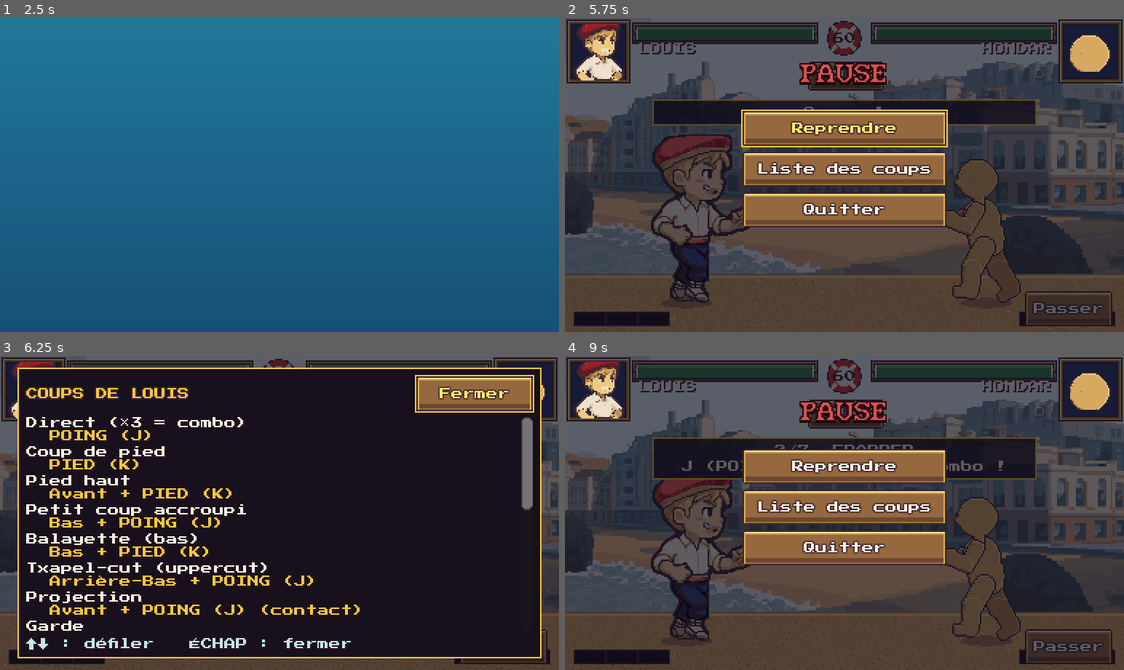
Above: before the commit, frames 1-4 (two rows, left to right).
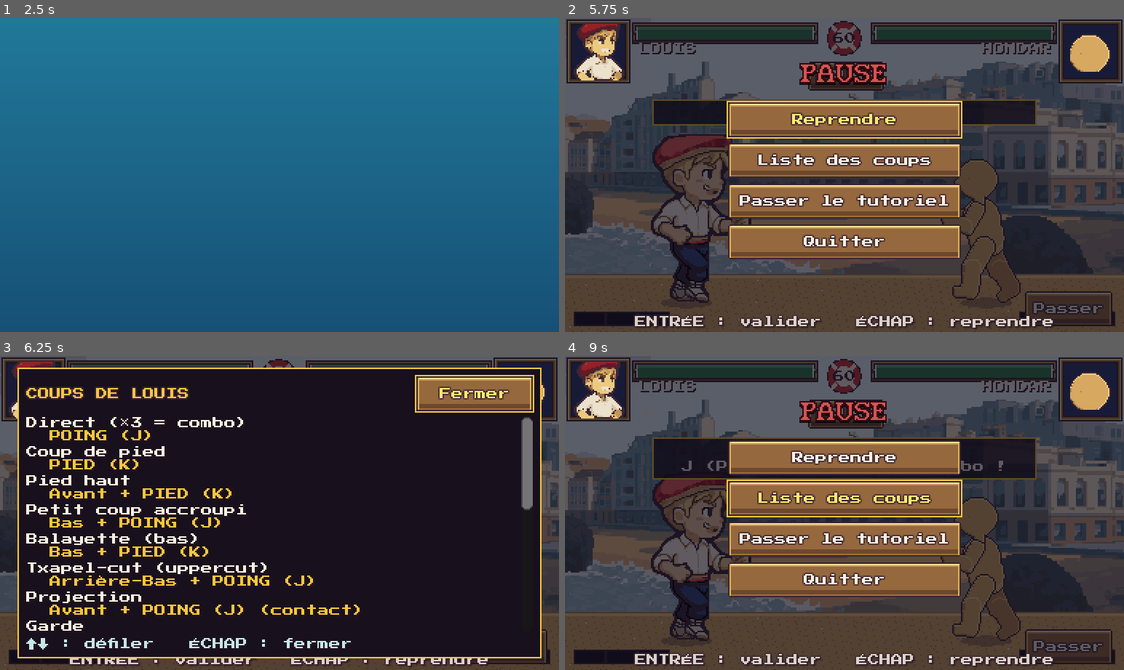
Above: after the commit, the same moments.

Repository: julienott/miarritze
Game: Godot game, scene res://src/ui/boot/boot.tscn
The game is run twice, just before and just after one commit, with the same random seed, the same clock (stepped at 60 frames per second) and the same inputs.
Inputs (mouse positions are in pixels of both pictures, inside the frame that each line leads up to):
- Up to frame 1 (2.5 s): tap Enter (ui_accept) at 0.5, 0.77 s; move the mouse to (402, 159) at 0.52 s; hold D (p1_right) 0.53-1.25 s; tap Space (p1_guard) at 0.6 s; click (402, 159) at 0.67 s; click (318, 143) at 1.27 s; type "12" at 1.35 s; click "C'est parti !" at 2 s
- Up to frame 2 (5.75 s): drag from (732, 190) to (816, 237) at 2.77 s; move the mouse to (900, 105) at 3.52 s; hold D (p1_right) 3.53-4.25 s; hold J (p1_punch) 3.53-4.25 s; drag from (816, 237) to (676, 127) at 4.27 s; move the mouse to (1012, 222) at 5.02 s; hold A (p1_left) from 5.03 s (still down); tap Down (p2_down) at 5.1 s; tap Enter (ui_accept) at 5.27 s; tap Escape (ui_cancel) at 5.65 s
- Up to frame 3 (6.25 s): release A (p1_left) at 5.75 s; click "Liste des coups" at 5.75 s
- Up to frame 4 (9 s): click (844, 538) at 6.5 s, where only the run after the commit has a clickable "Passer le tutoriel"; click "Passer" at 7.25 s; click "Reprendre" at 8 s; click "Fermer" at 8.75 s

Frame 1 is identical in both runs. In frame 2, 18% of the frame differs, in the area x 12-88%, y 26-100%; in frame 3, 0.9%; in frame 4, 18%.

Commit message:
Combat : pause, tutoriel, entraînement et coups selon l'appareil
- Pause : START ou B, focus rendu après la liste des coups, réglage du
  mannequin et « Passer le tutoriel » accessibles à la manette.
- Tutoriel : consignes clavier / manette / manette tactile / gestes, mises
  à jour quand on change d'appareil (plus de « bouton rouge » en mode Gestes).
- Entraînement : panneau d'aide et historique avec les vrais boutons.
- Liste des coups : entrées et manips « D,DF,F+P » traduites en boutons de
  l'appareil, défilement haut/bas, lignes repliées.

Co-Authored-By: Claude Opus 5.5 <noreply@anthropic.com>

Diff:
--- a/src/fight/view/fight_scene.gd
+++ b/src/fight/view/fight_scene.gd
@@ -30,6 +30,7 @@
 var _pause_box: Control
 var _training: TrainingOverlay
 var _touch: TouchControls
+var _tutorial: TutorialOverlay
 ## En ligne : session rollback + lien P2P (SPEC §8.6).
 var session: RollbackSession
 var _online: bool = false
@@ -173,6 +174,7 @@
 		ui.add_child(_training)
 	if bool(params.get("tutorial", false)):
 		var tuto: TutorialOverlay = TutorialOverlay.new()
+		_tutorial = tuto
 		tuto.sim = sim
 		tuto.finished.connect(func() -> void:
 			Profiles.update_active({"tutorial_done": true})
@@ -224,9 +226,9 @@
 func _unhandled_input(event: InputEvent) -> void:
 	if event.is_action_pressed(&"debug_boxes") and OS.is_debug_build():
 		_debug.visible = not _debug.visible
-	elif event.is_action_pressed(&"ui_cancel") or (event is InputEventJoypadButton
-			and (event as InputEventJoypadButton).button_index == JOY_BUTTON_START and event.is_pressed()):
+	elif event.is_action_pressed(&"ui_cancel") or InputDevice.is_start(event):
 		if str(params.get("mode", "")) != "online":
+			get_viewport().set_input_as_handled()
 			_toggle_pause()
 
 
@@ -248,18 +250,42 @@
 	head.set_anchors_preset(Control.PRESET_TOP_WIDE)
 	head.position.y = 30
 	_pause_box.add_child(head)
-	UiKit.menu_column(_pause_box, [
+	var buttons: Array = [
 		UiKit.button("Reprendre", _toggle_pause),
 		UiKit.button("Liste des coups", _show_move_list),
-		UiKit.button("Quitter", _leave),
-	], 64)
+	]
+	# Entraînement : le mannequin se règle aussi à la manette / au clavier
+	# (ses boutons à l'écran ne se pilotent qu'au doigt ou à la souris).
+	if _training != null and _training.visible:
+		var dummy: Button = UiKit.button("Mannequin : " + TrainingMode.BEHAVIORS[_training.behavior],
+			func() -> void: pass, 160)
+		dummy.pressed.connect(func() -> void:
+			_training.cycle_behavior()
+			dummy.text = "Mannequin : " + TrainingMode.BEHAVIORS[_training.behavior])
+		buttons.append(dummy)
+	if _tutorial != null:
+		buttons.append(UiKit.button("Passer le tutoriel", func() -> void:
+			_toggle_pause()
+			_tutorial.finished.emit()))
+	buttons.append(UiKit.button("Quitter", _leave))
+	for b: Variant in buttons:
+		(b as Control).custom_minimum_size.x = 160
+	UiKit.menu_column(_pause_box, buttons, 58).position.x -= 10
+	UiKit.prompt_bar(_pause_box, {"keyboard": "{ok} : valider   {back} : reprendre",
+		"gamepad": "{ok} : valider   {back} : reprendre"})
 
 
 func _show_move_list() -> void:
 	var was_paused: bool = paused
 	paused = true
 	var list: MoveList = MoveList.create(sim.defs[0].id)
-	list.closed.connect(func() -> void: paused = was_paused)
+	list.closed.connect(func() -> void:
+		paused = was_paused
+		# Retour au menu pause : le focus revient sur « Liste des coups ».
+		if _pause_box != null and is_instance_valid(_pause_box):
+			for b: Node in _pause_box.find_children("*", "Button", true, false):
+				if (b as Button).text == "Liste des coups":
+					(b as Button).grab_focus.call_deferred())
 	_ui.add_child(list)
 
 
--- a/src/fight/view/training_overlay.gd
+++ b/src/fight/view/training_overlay.gd
@@ -33,10 +33,23 @@
 	_build_keys_help()
 
 
-## Petit panneau clavier : rappel des touches par défaut, affiché en bas à
-## gauche pendant 6 s puis masqué (bouton « Touches » pour le rouvrir).
+## Petit panneau d'aide : rappel des commandes de l'appareil utilisé
+## (clavier, manette, manette tactile ou gestes), affiché en bas à gauche
+## pendant 6 s puis masqué (bouton « Aide » pour le rouvrir). Mis à jour à la
+## volée quand on change d'appareil.
 var _keys_panel: PanelContainer
 var _keys_toggle: Button
+
+const HELP_LINES: Dictionary = {
+	"keyboard": ["TOUCHES  J1", "{move} : bouger / sauter / s'accroupir", "{punch} : POING    {kick} : PIED",
+		"{special} : SPÉCIAL    {guard} : GARDE", "{pause} : pause"],
+	"gamepad": ["MANETTE", "{move} ou croix : bouger / sauter", "{punch} : POING    {kick} : PIED",
+		"{special} : SPÉCIAL    {guard} : GARDE", "{pause} : pause (mannequin, coups)"],
+	"touch": ["MANETTE TACTILE", "Pouce gauche : bouger / sauter", "ROUGE : POING    VERT : PIED",
+		"JAUNE : SPÉCIAL    BLEU : GARDE", "PAUSE (en haut) : pause"],
+	"gestures": ["GESTES", "Pouce gauche : bouger / sauter", "Tape à droite : POING",
+		"Glisse arrière/haut/bas : SPÉCIAL", "Appui long à droite : GARDE"],
+}
 
 
 func _build_keys_help() -> void:
@@ -51,18 +64,18 @@
 	var v: VBoxContainer = VBoxContainer.new()
 	v.add_theme_constant_override(&"separation", 1)
 	_keys_panel.add_child(v)
-	for line: String in [
-		"TOUCHES  J1",
-		"ZQSD : bouger / sauter / s'accroupir",
-		"J : POING    K : PIED",
-		"L : SPÉCIAL    I : GARDE",
-		"Échap : pause",
-	]:
-		var l: Label = UiKit.label(line, 8, UiKit.C_LINEN, HORIZONTAL_ALIGNMENT_LEFT)
+	for i: int in 5:
+		var l: Label = UiKit.label("", 8, UiKit.C_LINEN, HORIZONTAL_ALIGNMENT_LEFT)
 		v.add_child(l)
+		Prompts.bind(l, func() -> String:
+			var lines: Array = HELP_LINES.get(Prompts.kind(), HELP_LINES["keyboard"])
+			return Prompts.fmt(str(lines[i])))
 	add_child(_keys_panel)
+	# Recalé en bas quand sa taille change (texte d'un autre appareil).
+	_keys_panel.resized.connect(func() -> void:
+		_keys_panel.position = Vector2(6, size.y - _keys_panel.size.y - 6))
 	_keys_panel.position = Vector2(6, size.y - 72)
-	_keys_toggle = UiKit.button("Touches", _toggle_keys, 60)
+	_keys_toggle = UiKit.button("Aide", _toggle_keys, 60)
 	_keys_toggle.focus_mode = Control.FOCUS_NONE
 	_keys_toggle.position = Vector2(size.x - 128, 70)
 	add_child(_keys_toggle)
@@ -74,6 +87,11 @@
 func _toggle_keys() -> void:
 	if is_instance_valid(_keys_panel):
 		_keys_panel.visible = not _keys_panel.visible
+
+
+## Comportement suivant (aussi depuis le menu pause, à la manette).
+func cycle_behavior() -> void:
+	_cycle()
 
 
 func _cycle() -> void:
@@ -113,10 +131,19 @@
 	var dir: int = InputBuffer.numpad(mask, facing)
 	var dirs: Dictionary = {1: "BAr", 2: "B", 3: "BAv", 4: "Ar", 5: "", 6: "Av", 7: "HAr", 8: "H", 9: "HAv"}
 	var out: String = str(dirs.get(dir, ""))
-	for pair: Array in [[SimConst.PUNCH, "P"], [SimConst.KICK, "K"], [SimConst.SPECIAL, "S"], [SimConst.GUARD, "G"]]:
+	for pair: Array in [[SimConst.PUNCH, "punch"], [SimConst.KICK, "kick"], [SimConst.SPECIAL, "special"],
+			[SimConst.GUARD, "guard"]]:
 		if mask & int(pair[0]):
-			out += ("+" if out != "" else "") + str(pair[1])
+			out += ("+" if out != "" else "") + _short(str(pair[1]))
 	return out
+
+
+## Bouton dans l'historique : la touche / le bouton réel (clavier, manette),
+## le nom du coup au doigt.
+func _short(action: String) -> String:
+	if Prompts.kind() in [Prompts.KEYBOARD, Prompts.GAMEPAD]:
+		return Prompts.key(action)
+	return str({"punch": "POING", "kick": "PIED", "special": "SPÉ", "guard": "GARDE"}[action])
 
 
 func _draw() -> void:
--- a/src/fight/view/tutorial_overlay.gd
+++ b/src/fight/view/tutorial_overlay.gd
@@ -6,14 +6,42 @@
 
 signal finished
 
+## Consigne de chaque étape selon l'appareil (Prompts.pick) : clavier et
+## manette avec les vrais boutons ({punch}…), manette tactile, gestes.
 const STEPS: Array = [
-	{"title": "BOUGER", "pad": "Glisse le pouce à gauche de l'écran", "keys": "Q / D (ou ← →)", "goal": "move"},
-	{"title": "FRAPPER", "pad": "Touche le bouton rouge (poing)", "keys": "J (POING) — 3 fois = combo !", "goal": "hit"},
-	{"title": "GARDER", "pad": "Garde le doigt sur le bouton bleu (bouclier)", "keys": "Espace (GARDE)", "goal": "block"},
-	{"title": "TXAPEL-CUT !", "pad": "Pouce en bas, vers l'arrière, + bouton rouge", "keys": "S + Q + J (bas-arrière + POING)", "goal": "uppercut"},
-	{"title": "SPÉCIAL", "pad": "Touche le bouton jaune (lauburu)", "keys": "L (SPÉCIAL)", "goal": "special"},
-	{"title": "SUPER !", "pad": "Touche le bouton MARÉE", "keys": "L + Espace (SPÉCIAL + GARDE)", "goal": "super"},
-	{"title": "K.O. !", "pad": "Vide la barre de vie de Hondar !", "keys": "Vide la barre de vie de Hondar !", "goal": "ko"},
+	{"title": "BOUGER", "goal": "move", "how": {
+		"keyboard": "{left} / {right} (ou ← →)",
+		"gamepad": "Pousse le stick (ou la croix) ← →",
+		"touch": "Glisse le pouce à gauche de l'écran",
+		"gestures": "Pose le pouce à gauche de l'écran et glisse"}},
+	{"title": "FRAPPER", "goal": "hit", "how": {
+		"keyboard": "{punch} (POING) — 3 fois = combo !",
+		"gamepad": "{punch} (POING) — 3 fois = combo !",
+		"touch": "Touche le bouton rouge (poing)",
+		"gestures": "Tape à droite de l'écran — 3 fois = combo !"}},
+	{"title": "GARDER", "goal": "block", "how": {
+		"keyboard": "{guard} (GARDE)",
+		"gamepad": "Garde {guard} enfoncé (GARDE)",
+		"touch": "Garde le doigt sur le bouton bleu (bouclier)",
+		"gestures": "Garde le doigt appuyé à droite de l'écran"}},
+	{"title": "TXAPEL-CUT !", "goal": "uppercut", "how": {
+		"keyboard": "{down} + {left} + {punch} (bas-arrière + POING)",
+		"gamepad": "Stick en bas vers l'arrière + {punch} (POING)",
+		"touch": "Pouce en bas, vers l'arrière, + bouton rouge",
+		"gestures": "Pouce gauche en bas vers l'arrière + tape à droite"}},
+	{"title": "SPÉCIAL", "goal": "special", "how": {
+		"keyboard": "{special} (SPÉCIAL)",
+		"gamepad": "{special} (SPÉCIAL)",
+		"touch": "Touche le bouton jaune (lauburu)",
+		"gestures": "Glisse le doigt vers le haut, à droite de l'écran"}},
+	{"title": "SUPER !", "goal": "super", "how": {
+		"keyboard": "{special} + {guard} (SPÉCIAL + GARDE)",
+		"gamepad": "{special} + {guard} ensemble (SPÉCIAL + GARDE)",
+		"touch": "Touche le bouton MARÉE",
+		"gestures": "Tape avec deux doigts en même temps"}},
+	{"title": "K.O. !", "goal": "ko", "how": {
+		"keyboard": "Vide la barre de vie de Hondar !",
+		"touch": "Vide la barre de vie de Hondar !"}},
 ]
 
 ## Vie de départ du mannequin à l'étape K.O. (en %), pour un K.O. rapide.
@@ -56,6 +84,7 @@
 	# Bas-droit : loin du bouton PAUSE (haut-centre) et des portraits du HUD.
 	skip.position = Vector2(size.x - 68, size.y - 28)
 	add_child(skip)
+	InputHub.device_changed.connect(_render)
 	_enter(0)
 
 
@@ -66,8 +95,7 @@
 		get_tree().create_timer(2.5).timeout.connect(func() -> void: finished.emit())
 		return
 	var st: Dictionary = STEPS[step]
-	var how: String = st["pad"] if Settings.touch_enabled() else st["keys"]
-	_label.text = "%d/%d  %s\n%s" % [step + 1, STEPS.size(), st["title"], how]
+	_render()
 	_start_x = sim.f[0].x
 	sim.ai_level[1] = AiBrain.DUMMY_ATTACK if st["goal"] == "block" else AiBrain.DUMMY_IDLE
 	if st["goal"] == "super":
@@ -75,6 +103,15 @@
 	if st["goal"] == "ko":
 		sim.training_ko = true
 		sim.f[1].health = mini(sim.f[1].health, sim.f[1].max_health * KO_START_PCT / 100)
+
+
+## Consigne de l'étape en cours pour l'appareil utilisé (rappelé quand on
+## change d'appareil : manette prise en main, iPhone…).
+func _render(_device: int = 0) -> void:
+	if step >= STEPS.size() or _done_t > 0.0:
+		return
+	var st: Dictionary = STEPS[step]
+	_label.text = "%d/%d  %s\n%s" % [step + 1, STEPS.size(), st["title"], Prompts.pick(st["how"])]
 
 
 func _physics_process(_delta: float) -> void:
